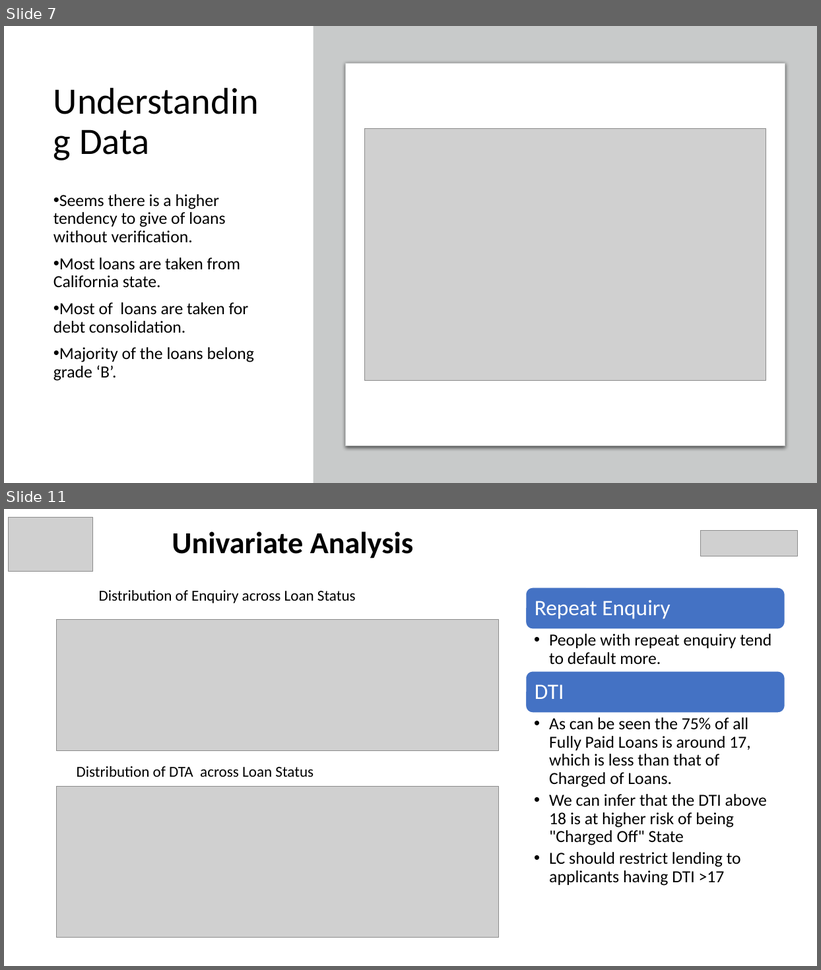
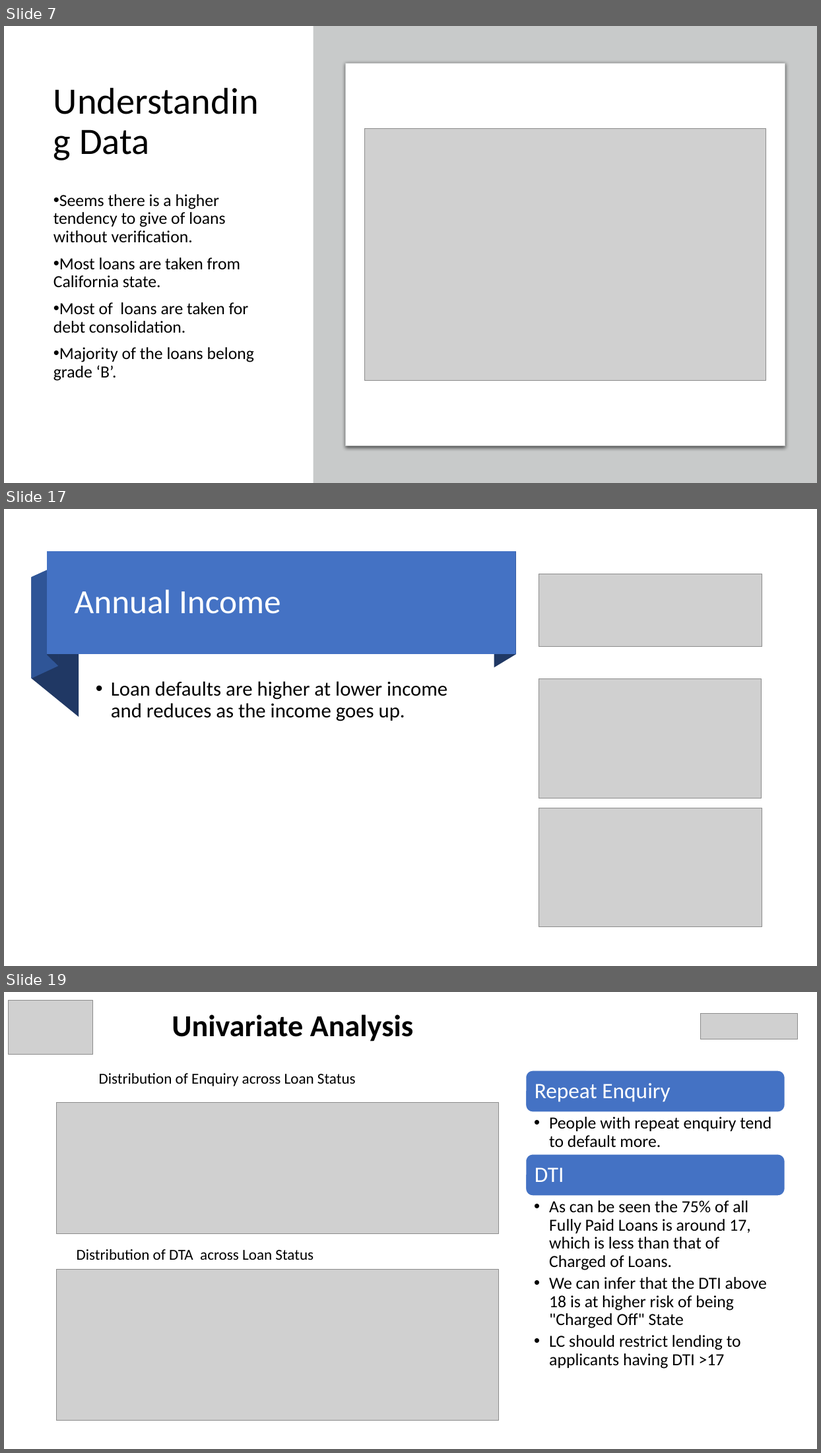
Before and after one commit to rramchan12/Lending-Club-EDA-CaseStudy, a slide deck: LendingClubCaseStudy.pptx. Shown one above the other, each under a label of ours: slides 7 and 11 before the commit, slides 7, 17 and 19 after it; the slides between them are not shown. The pictures are 821x970 and 821x1453 pixels, drawn with LibreOffice and Linux fonts; fonts in the diff are those of the drawing; grey boxes stand for pictures; background and template pictures are left out. Boxes give left, top, right and bottom in pixels: in the first picture for what was removed or moved away, otherwise in the second. Text is boxed around its words. In the diff, an @@ line names an element or a change of style, - is before the commit and + after.

```diff
--- a/LendingClubCaseStudy.pptx
+++ b/LendingClubCaseStudy.pptx
@@ slide 17 added at (x1=4, y1=509, x2=817, y2=966), background #FFFFFF @@
@@ freeform shape added at (x1=32, y1=565, x2=58, y2=679), fill #2F5597 @@
@@ rectangle added at (x1=47, y1=552, x2=516, y2=655), fill #4472C4 @@
@@ freeform shape added at (x1=48, y1=552, x2=58, y2=666), fill #203864 @@
@@ freeform shape added at (x1=494, y1=552, x2=516, y2=668), fill #203864 @@
@@ freeform shape added at (x1=32, y1=578, x2=79, y2=717), fill #203864 @@
@@ picture added at (x1=539, y1=574, x2=763, y2=647) @@
@@ title added at (x1=75, y1=590, x2=281, y2=614), 40 pt, text #FEFFFF @@
+Annual Income
@@ text added at (x1=111, y1=681, x2=448, y2=722), 24 pt, text #000000 @@
+• Loan defaults are higher at lower income and reduces as the income goes up.
@@ picture added at (x1=539, y1=679, x2=762, y2=799) @@
@@ picture added at (x1=539, y1=809, x2=762, y2=927) @@
@@ what was slide 11 is now slide 19 @@
```
Also in this commit, not shown: 5 slides changed, 7 other slides added, 1 other file.
